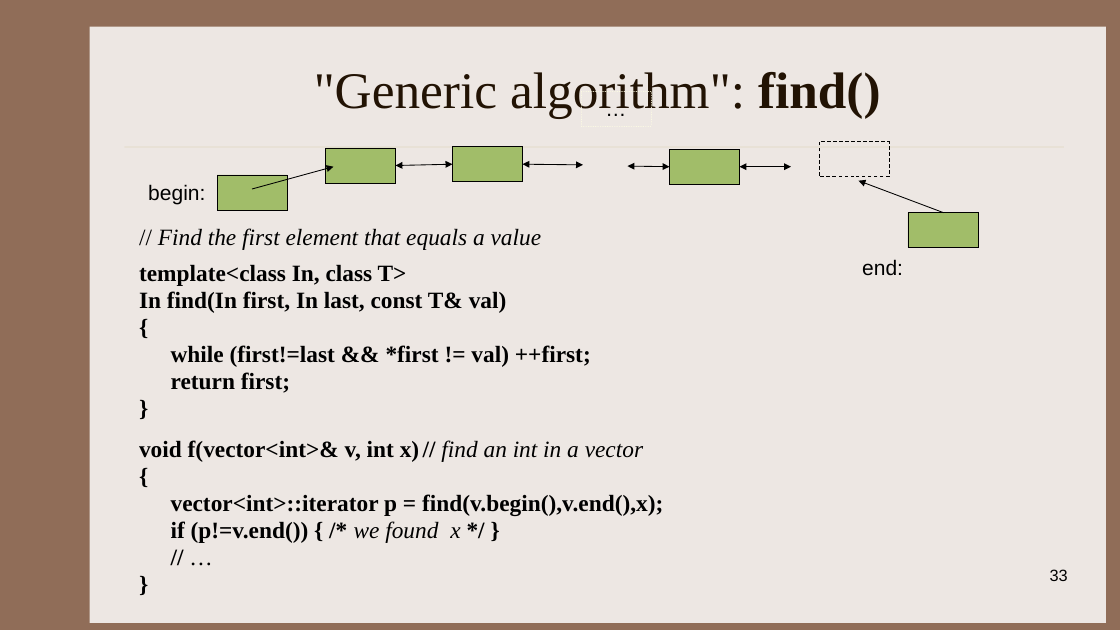
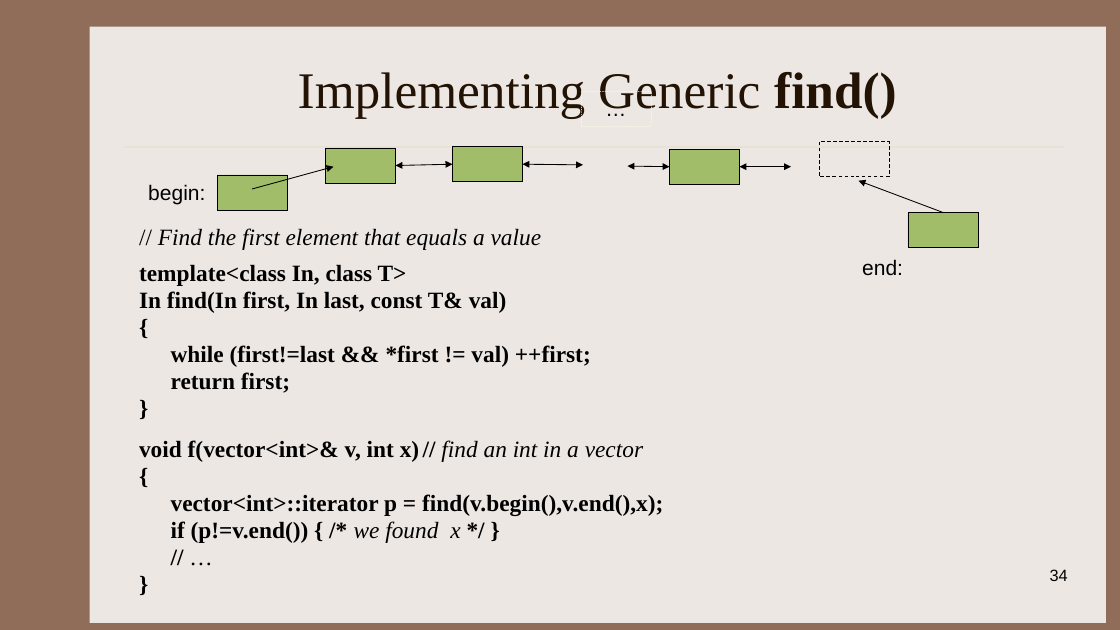
Before and after one commit to kapsitis/rbs-datastructures, a slide deck: slide 34 of slides/DS_Week04_01_Lists.pptx (slide 33 before the commit). Drawn at 1120x630 pixels with LibreOffice and Linux fonts; fonts in the diff are those of the drawing. Boxes give left, top, right and bottom in pixels: in the first picture for what was removed or moved away, otherwise in the second. Text is boxed around its words. In the diff, an @@ line names an element or a change of style, - is before the commit and + after.

```diff
--- a/slides/DS_Week04_01_Lists.pptx
+++ b/slides/DS_Week04_01_Lists.pptx
@@ title at (298,72,897,118): text changed @@
-"Generic algorithm": find()
+Implementing Generic find()
@@ page number at (1050,569,1068,581): text changed @@
-33
+34
```
Also in this commit, not shown: 2 other slides changed, 6 other files.
